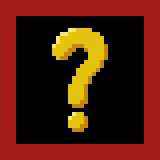
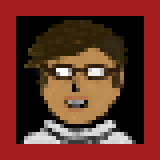
Layer changes from the first 160 × 160 image to the second:
added layer "Upgrade Workers 2" above "Upgrade Earth Density 1" over left=20, top=20, right=136, bottom=144
renamed "Unknown Upgrade" to "Deprecated Upgrade", hid it, painted on it over left=20, top=20, right=136, bottom=144
